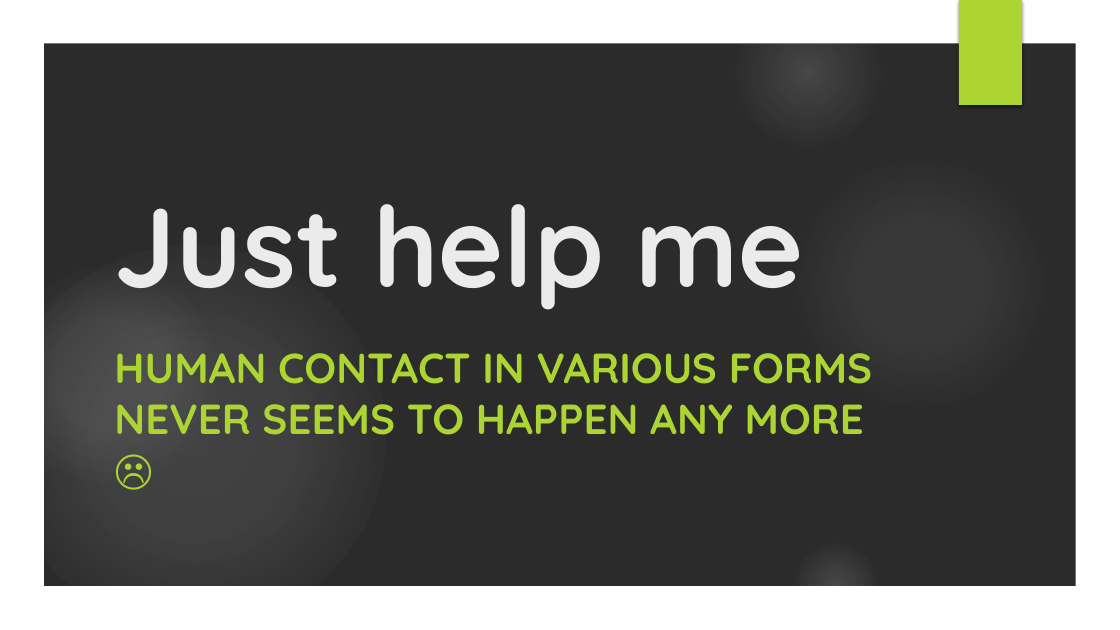
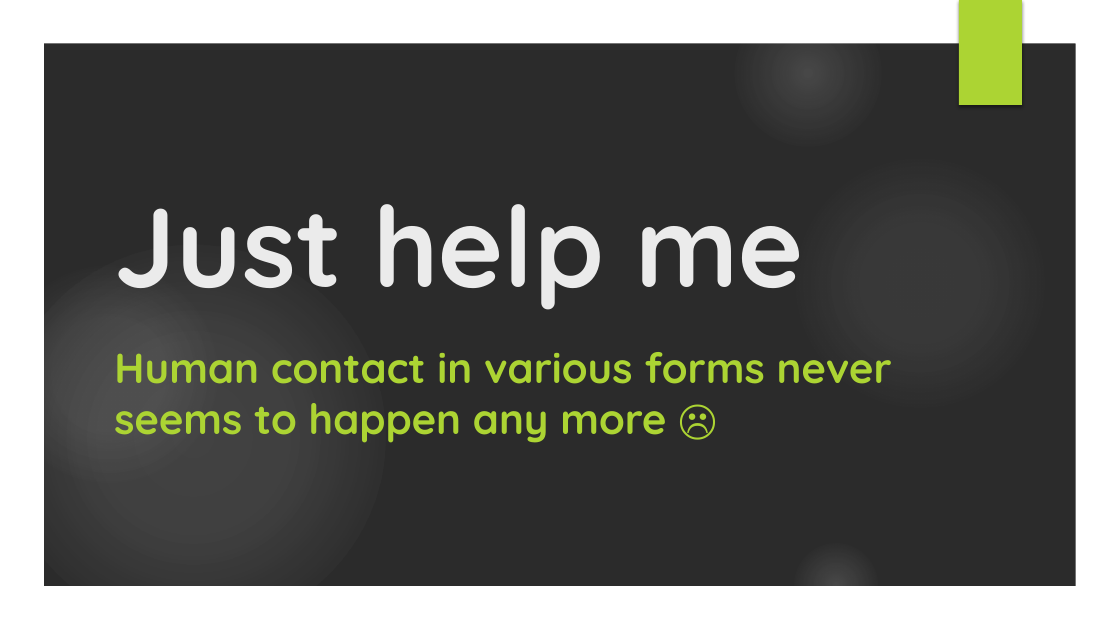
Before and after one commit to owenniblock/owenniblock, a slide deck: slide 31 of talks/id24 - ND Web Design.pptx. Drawn at 1120x630 pixels with LibreOffice and Linux fonts; fonts in the diff are those of the drawing; background and template pictures are left out; a plain dark background stands for a picture behind light text. Boxes give left, top, right and bottom in pixels: in the first picture for what was removed or moved away, otherwise in the second. Text is boxed around its words. In the diff, an @@ line names an element or a change of style, - is before the commit and + after.

```diff
--- a/talks/id24 - ND Web Design.pptx
+++ b/talks/id24 - ND Web Design.pptx
@@ subtitle at box(114, 352, 892, 443): text changed @@
-HUMAN CONTACT IN VARIOUS FORMS NEVER SEEMS TO HAPPEN ANY MORE ☹
+Human contact in various forms never seems to happen any more ☹
```
Also in this commit, not shown: 21 other slides changed.
